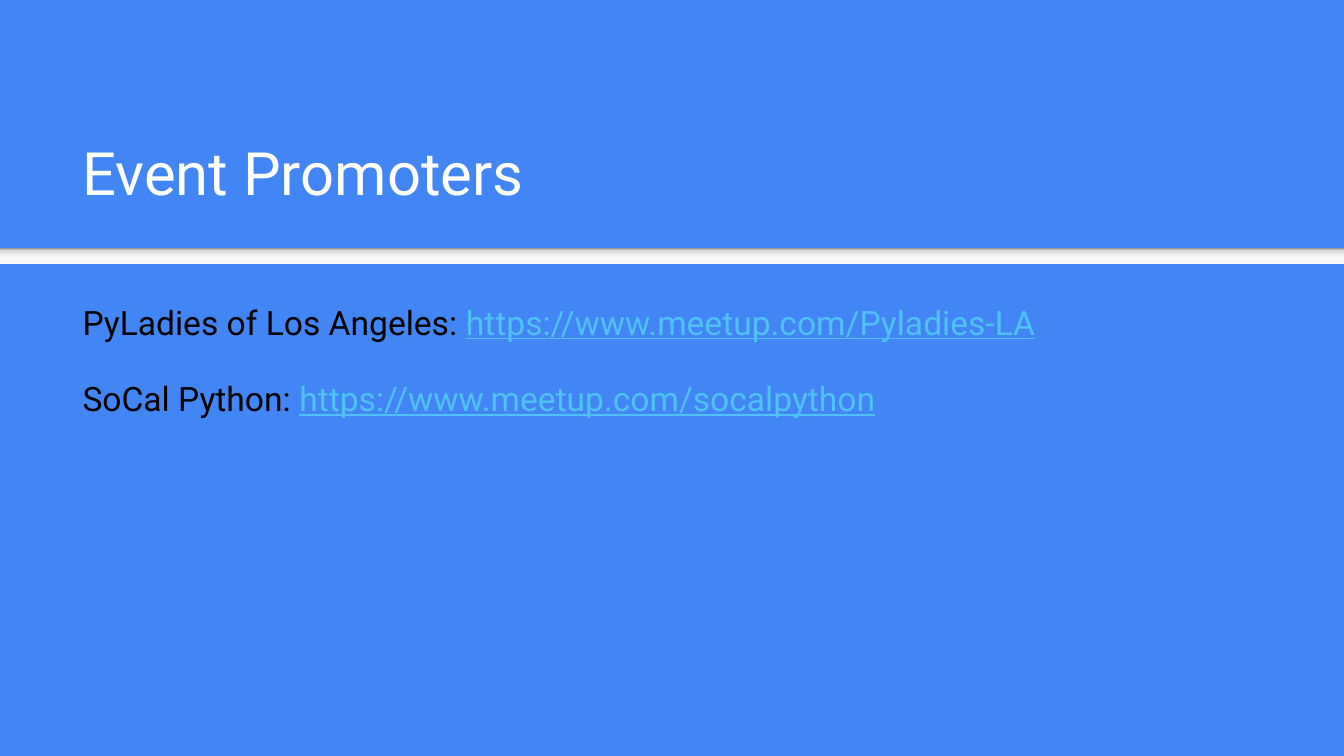
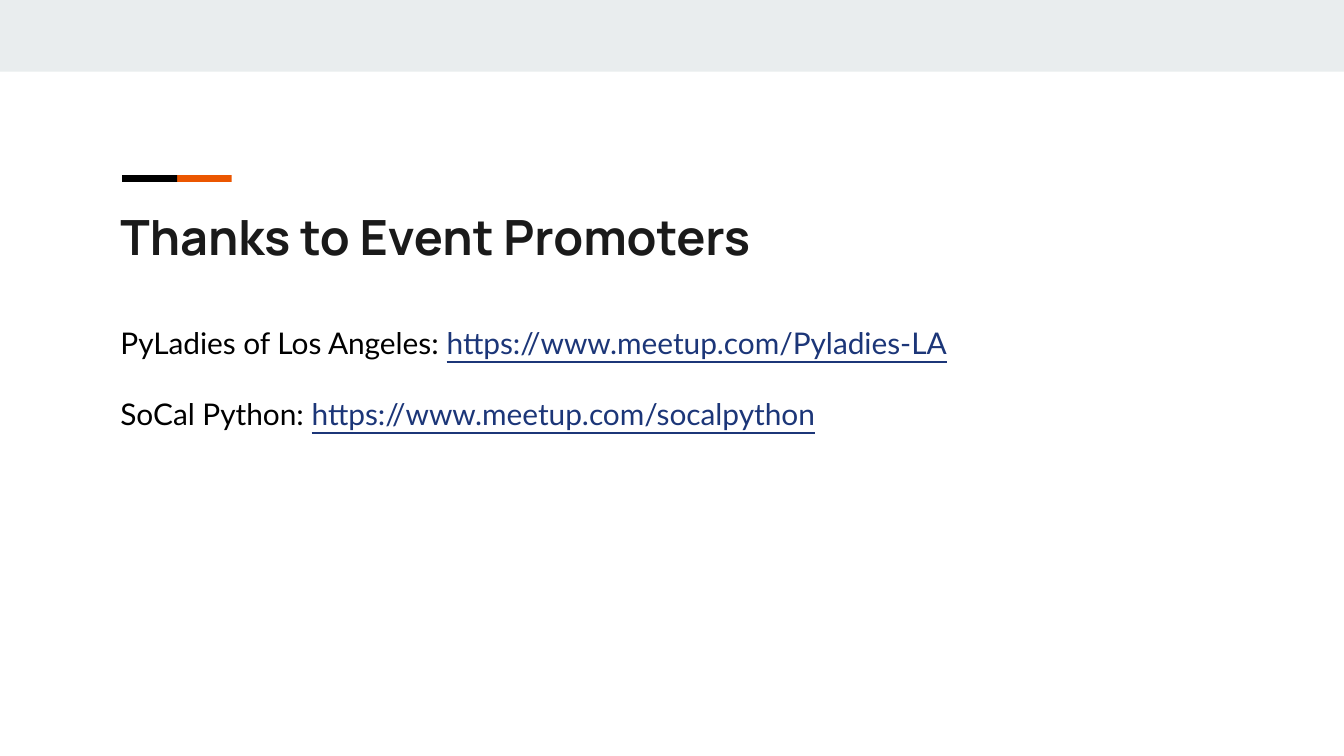
Before and after one commit to gazelle74/python-learning, a slide deck: slide 4 of Learn Python in 45 Minutes Supplement.pptx. Drawn at 1344x756 pixels with LibreOffice and Linux fonts; fonts in the diff are those of the drawing. Boxes give left, top, right and bottom in pixels: in the first picture for what was removed or moved away, otherwise in the second. Text is boxed around its words. In the diff, an @@ line names an element or a change of style, - is before the commit and + after.

```diff
--- a/Learn Python in 45 Minutes Supplement.pptx
+++ b/Learn Python in 45 Minutes Supplement.pptx
@@ background #4285F4 to #FFFFFF @@
@@ rectangle added at [0, 0, 1344, 71], fill #E9EDEE @@
@@ rectangle added at [122, 175, 177, 181], fill #000000 @@
@@ rectangle added at [176, 175, 231, 181], fill #EB5600 @@
@@ text "Thanks to Event Promoters" at [120, 220, 750, 256]: vertical alignment bottom to top @@
@@ text at [120, 220, 750, 256]: text changed; size 32 to 26 pt; font Roboto to Manrope; text colour #FFFFFF to #1A1A1A; bold on @@
-Event Promoters
+Thanks to Event Promoters
@@ rectangle removed at [0, 247, 1344, 263] @@
@@ text "PyLadies of Los Angeles: https://www.meetup.com/Pyladies-LA": place and size @@
-text "PyLadies of Los Angeles: https://www.meetup.com/Pyladies-LA" at [83, 309, 1035, 418]
+text "PyLadies of Los Angeles: https://www.meetup.com/Pyladies-LA" at [120, 332, 947, 430]
@@ text "PyLadies of Los Angeles: https://www.meetup.com/Pyladies-LA" at [120, 332, 947, 430]: size 18 to 16 pt, font Roboto to Lato; text colour #4FC3F7 to #1C3678 in "https://www.meetup.com/Pyladies-LA", "https://www.meetup.com/socalpython" @@
```
Also in this commit, not shown: 13 other slides changed.
